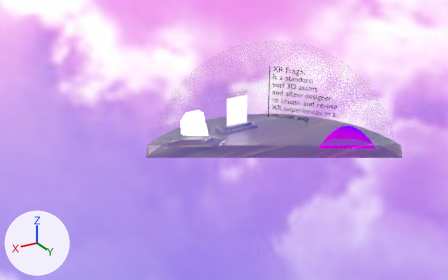
Before and after pictures for a commit that changed the glTF model example/assets/src.gltf.
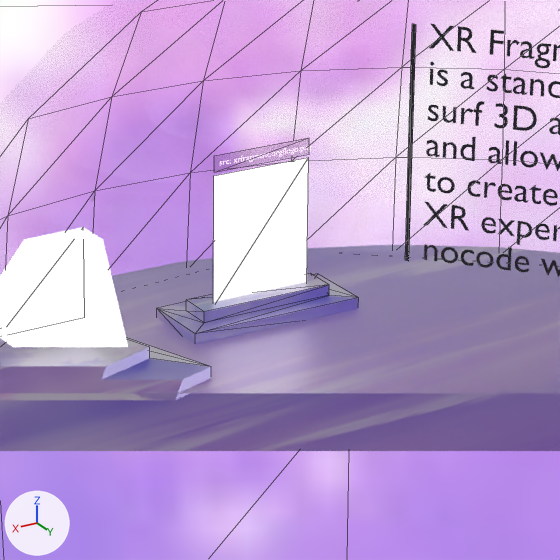
Each version appears first whole from a 50 mm lens placed at (23.81, 33.86, 19.14), pointed at (0.0, -5.83, -0.71), and next in a close-up on the part from 40% to 67% of the width and 22% to 65% of the height. The lights are fixed; the arrows at lower left show +X, +Y and +Z. The close-ups show mesh edges as thin lines. Everything nearer to the camera than a plane just in front of the edit is cut away. Where no turn or scale is listed for an object, it has been applied to the vertices.

The first close-up shows 'Cube', 'Plane', 'Text.001', 'door.002', 'floor', 'floorstone', 'glassdome', 'sky', 'step.002', 'step.003', 'title_bg.003'.
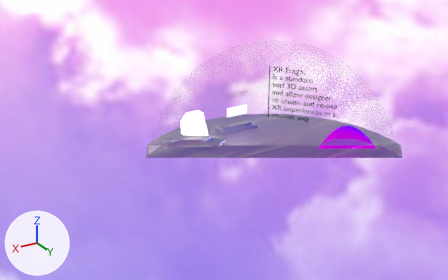
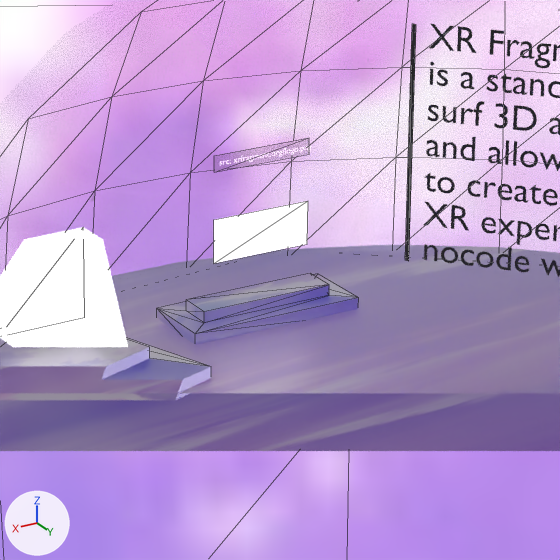
Commit message: wip: src

Location of each change, [x1, y1, x2, y2] in pixels of the close-ups (560 x 560 px):
```json
{"object": "door.002", "change": "rescaled", "before": [213, 158, 309, 302], "after": [214, 201, 308, 264], "on screen": "56% shorter"}
```

Scene script edits in JSON lines:
```json
{"op": "set", "path": "ob_door_002.scale", "old": "(0.79, 1.2, 0.79)", "new": "(0.79, 0.403, 0.79)"}
```
